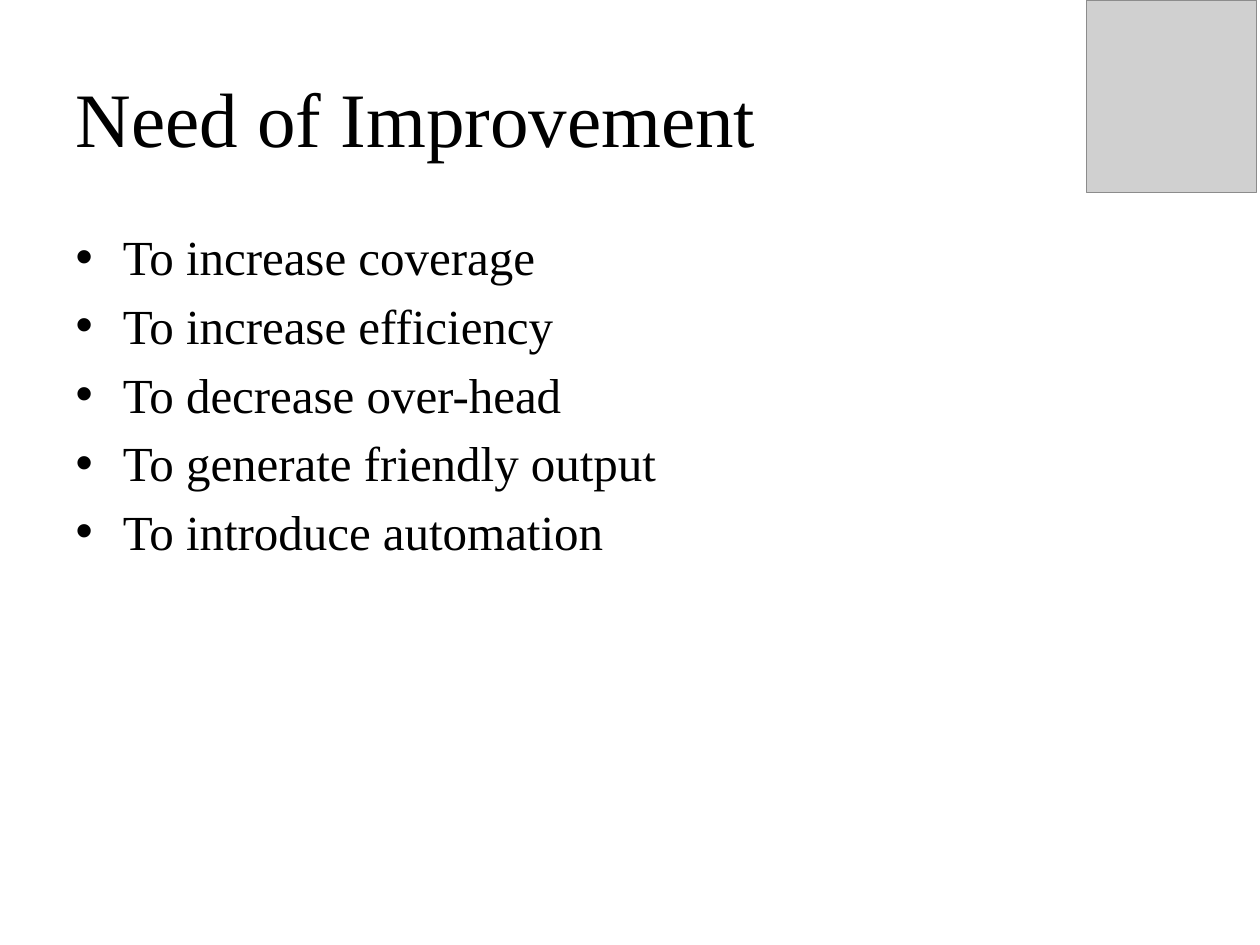
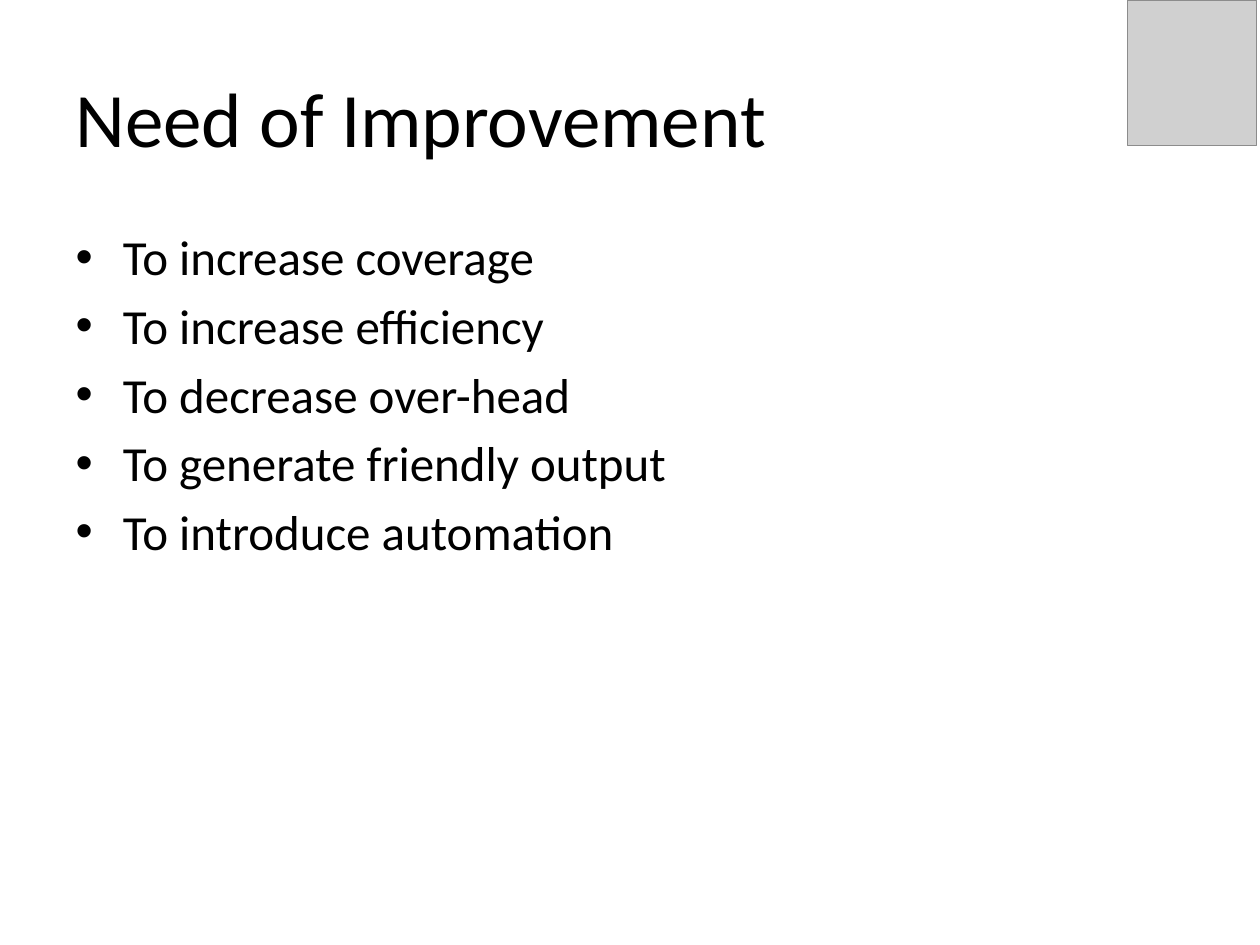
Before and after one commit to maochy/yeti-test, a slide deck: slide 11 of ThesisSeminar/newOne.pptx (slide 8 before the commit). Drawn at 1260x945 pixels with LibreOffice and Linux fonts; fonts in the diff are those of the drawing; grey boxes stand for pictures. Boxes give left, top, right and bottom in pixels: in the first picture for what was removed or moved away, otherwise in the second. Text is boxed around its words. In the diff, an @@ line names an element or a change of style, - is before the commit and + after.

```diff
--- a/ThesisSeminar/newOne.pptx
+++ b/ThesisSeminar/newOne.pptx
@@ picture: place and size @@
-picture at (1086, 0, 1256, 193)
+picture at (1128, 0, 1256, 146)
@@ title "Need of Improvement" at (76, 93, 766, 160): font Times New Roman to Calibri @@
@@ text "To increase coverage" at (123, 241, 666, 551): font Times New Roman to Calibri @@
```
Also in this commit, not shown: 18 other slides changed, 10 slides added, 1 slide removed, 1 other file.
